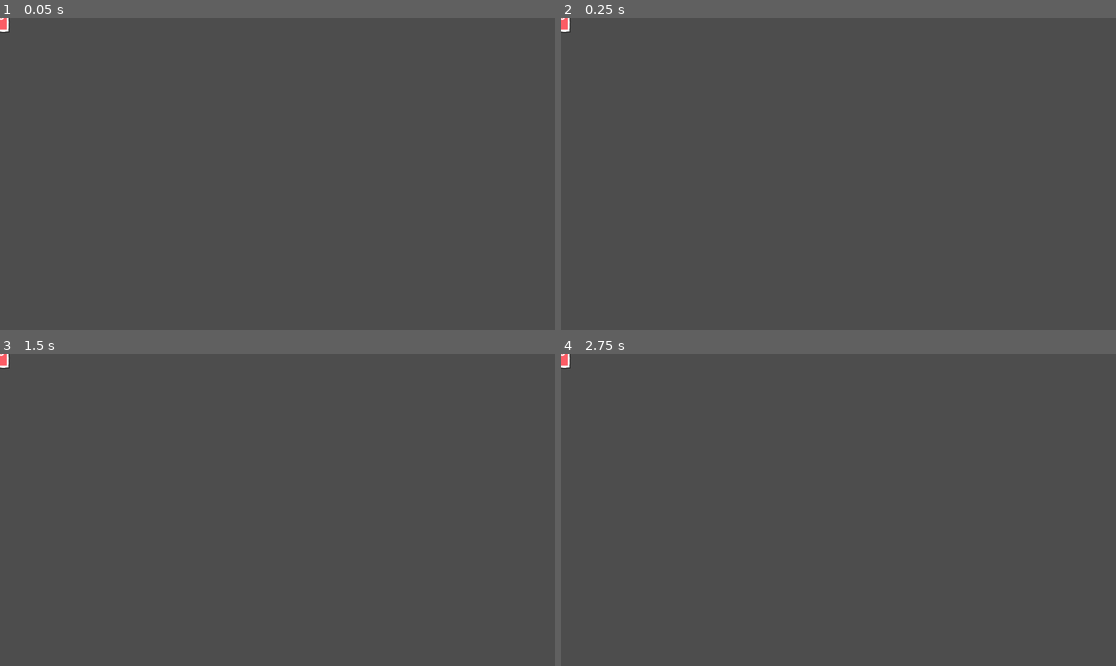
Above: before the commit, frames 1-4 (two rows, left to right).
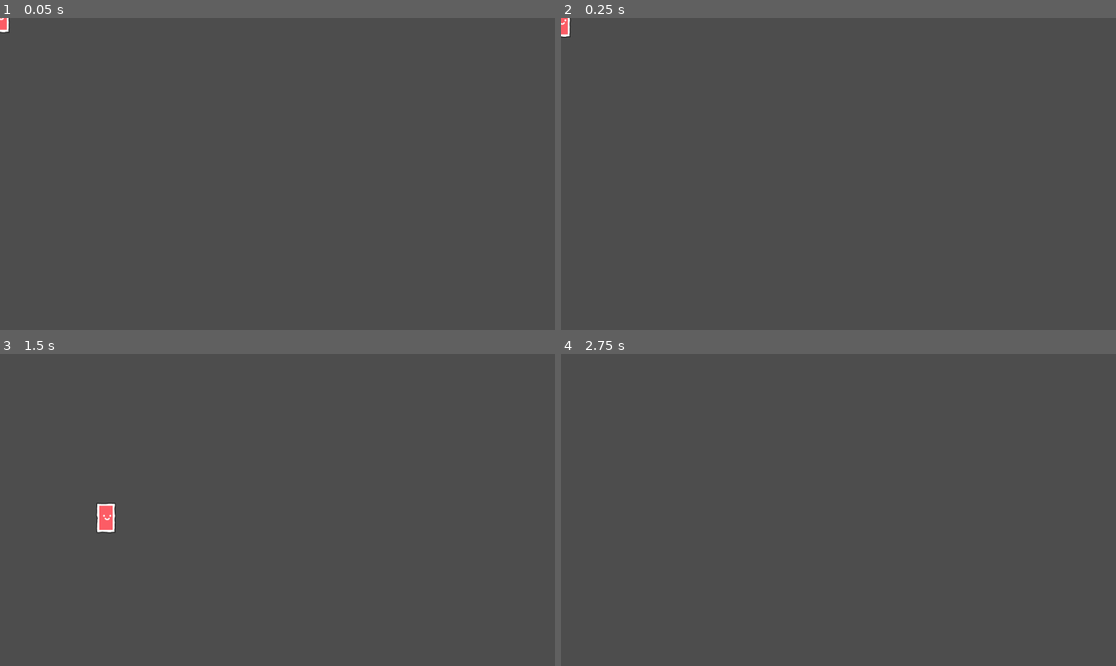
Above: after the commit, the same moments.

Repository: a-cerda/gmtk2024
Game: Godot game, scene res://scenes/player.tscn
Same seed, same stepped clock (60 frames per second), same inputs: the game is played once before the commit and once after it. The project has no main scene, so this scene is started directly.
Inputs:
- Up to frame 1 (0.05 s): no input
- Up to frame 2 (0.25 s): no input
- Up to frame 3 (1.5 s): hold Right (right, bound only after the commit) 0.53-1.28 s; hold Left (left, bound only after the commit) from 1.28 s (still down)
- Up to frame 4 (2.75 s): release Left (left, bound only after the commit) at 2.03 s; hold Right (right, bound only after the commit) from 2.03 s (still down)

The runs differ from the first frame. In frame 1, less than 0.1% of the frame differs, in the area x 0-2%, y 0-5%; in frame 2, less than 0.1%; in frame 3, 0.4%, in the area x 0-21%, y 0-58%; in frame 4, less than 0.1%.

Commit message:
basic character movement

Diff:
--- a/project.godot
+++ b/project.godot
@@ -14,6 +14,38 @@
 config/features=PackedStringArray("4.3", "GL Compatibility")
 config/icon="res://icon.svg"
 
+[input]
+
+right={
+"deadzone": 0.5,
+"events": [Object(InputEventKey,"resource_local_to_scene":false,"resource_name":"","device":-1,"window_id":0,"alt_pressed":false,"shift_pressed":false,"ctrl_pressed":false,"meta_pressed":false,"pressed":false,"keycode":0,"physical_keycode":4194321,"key_label":0,"unicode":0,"location":0,"echo":false,"script":null)
+, Object(InputEventKey,"resource_local_to_scene":false,"resource_name":"","device":-1,"window_id":0,"alt_pressed":false,"shift_pressed":false,"ctrl_pressed":false,"meta_pressed":false,"pressed":false,"keycode":0,"physical_keycode":68,"key_label":0,"unicode":100,"location":0,"echo":false,"script":null)
+]
+}
+left={
+"deadzone": 0.5,
+"events": [Object(InputEventKey,"resource_local_to_scene":false,"resource_name":"","device":-1,"window_id":0,"alt_pressed":false,"shift_pressed":false,"ctrl_pressed":false,"meta_pressed":false,"pressed":false,"keycode":0,"physical_keycode":4194319,"key_label":0,"unicode":0,"location":0,"echo":false,"script":null)
+, Object(InputEventKey,"resource_local_to_scene":false,"resource_name":"","device":-1,"window_id":0,"alt_pressed":false,"shift_pressed":false,"ctrl_pressed":false,"meta_pressed":false,"pressed":false,"keycode":0,"physical_keycode":65,"key_label":0,"unicode":97,"location":0,"echo":false,"script":null)
+]
+}
+up={
+"deadzone": 0.5,
+"events": [Object(InputEventKey,"resource_local_to_scene":false,"resource_name":"","device":-1,"window_id":0,"alt_pressed":false,"shift_pressed":false,"ctrl_pressed":false,"meta_pressed":false,"pressed":false,"keycode":0,"physical_keycode":4194320,"key_label":0,"unicode":0,"location":0,"echo":false,"script":null)
+, Object(InputEventKey,"resource_local_to_scene":false,"resource_name":"","device":-1,"window_id":0,"alt_pressed":false,"shift_pressed":false,"ctrl_pressed":false,"meta_pressed":false,"pressed":false,"keycode":0,"physical_keycode":87,"key_label":0,"unicode":119,"location":0,"echo":false,"script":null)
+]
+}
+down={
+"deadzone": 0.5,
+"events": [Object(InputEventKey,"resource_local_to_scene":false,"resource_name":"","device":-1,"window_id":0,"alt_pressed":false,"shift_pressed":false,"ctrl_pressed":false,"meta_pressed":false,"pressed":false,"keycode":0,"physical_keycode":4194322,"key_label":0,"unicode":0,"location":0,"echo":false,"script":null)
+, Object(InputEventKey,"resource_local_to_scene":false,"resource_name":"","device":-1,"window_id":0,"alt_pressed":false,"shift_pressed":false,"ctrl_pressed":false,"meta_pressed":false,"pressed":false,"keycode":0,"physical_keycode":83,"key_label":0,"unicode":115,"location":0,"echo":false,"script":null)
+]
+}
+jump={
+"deadzone": 0.5,
+"events": [Object(InputEventKey,"resource_local_to_scene":false,"resource_name":"","device":-1,"window_id":0,"alt_pressed":false,"shift_pressed":false,"ctrl_pressed":false,"meta_pressed":false,"pressed":false,"keycode":0,"physical_keycode":32,"key_label":0,"unicode":32,"location":0,"echo":false,"script":null)
+]
+}
+
 [rendering]
 
 renderer/rendering_method="gl_compatibility"
--- /dev/null
+++ b/scenes/player.gd
@@ -0,0 +1,10 @@
+extends CharacterBody2D
+
+@export var SPEED: float = 400.0
+@export var GRAVITY: float = 300.0
+
+func _physics_process(delta: float) -> void:
+	var direction: float = Input.get_axis("left", "right")
+	velocity.x = direction * SPEED
+	velocity.y += delta * GRAVITY
+	move_and_slide()
--- a/scenes/player.tscn
+++ b/scenes/player.tscn
@@ -1,14 +1,17 @@
-[gd_scene load_steps=3 format=3 uid="uid://crim0kxnxdiq5"]
+[gd_scene load_steps=4 format=3 uid="uid://crim0kxnxdiq5"]
 
-[ext_resource type="Texture2D" uid="uid://cxagkd6vg3ot0" path="res://sprites/character_squareRed.png" id="1_ryjfr"]
+[ext_resource type="Script" path="res://scenes/player.gd" id="1_en5cw"]
+[ext_resource type="Texture2D" uid="uid://cxagkd6vg3ot0" path="res://sprites/character_squareRed.png" id="2_h18qg"]
 
 [sub_resource type="RectangleShape2D" id="RectangleShape2D_3ocim"]
 size = Vector2(40, 62)
 
 [node name="Player" type="CharacterBody2D"]
+motion_mode = 1
+script = ExtResource("1_en5cw")
 
 [node name="CharacterSquareRed" type="Sprite2D" parent="."]
-texture = ExtResource("1_ryjfr")
+texture = ExtResource("2_h18qg")
 
 [node name="CollisionShape2D" type="CollisionShape2D" parent="."]
 position = Vector2(0, -1)
